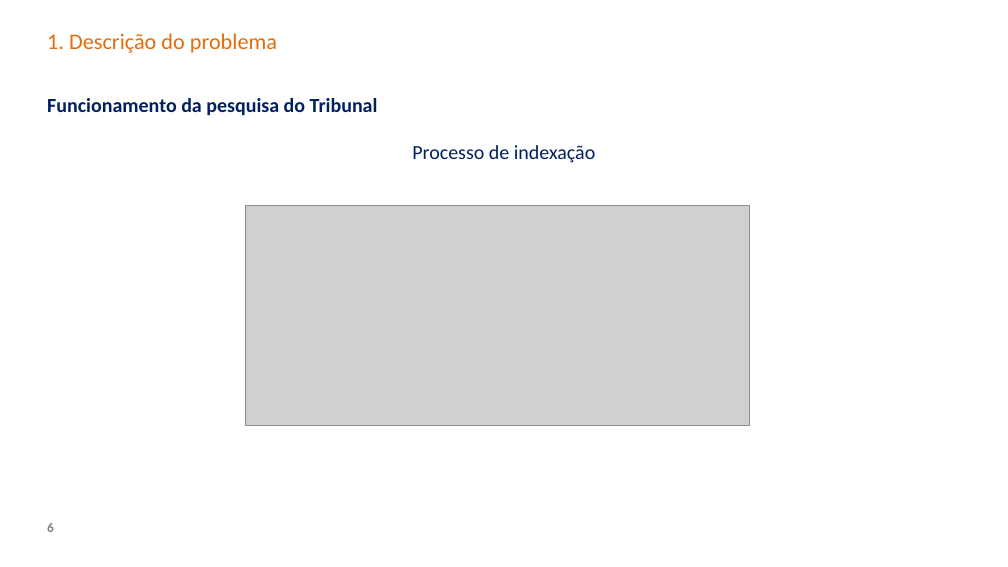
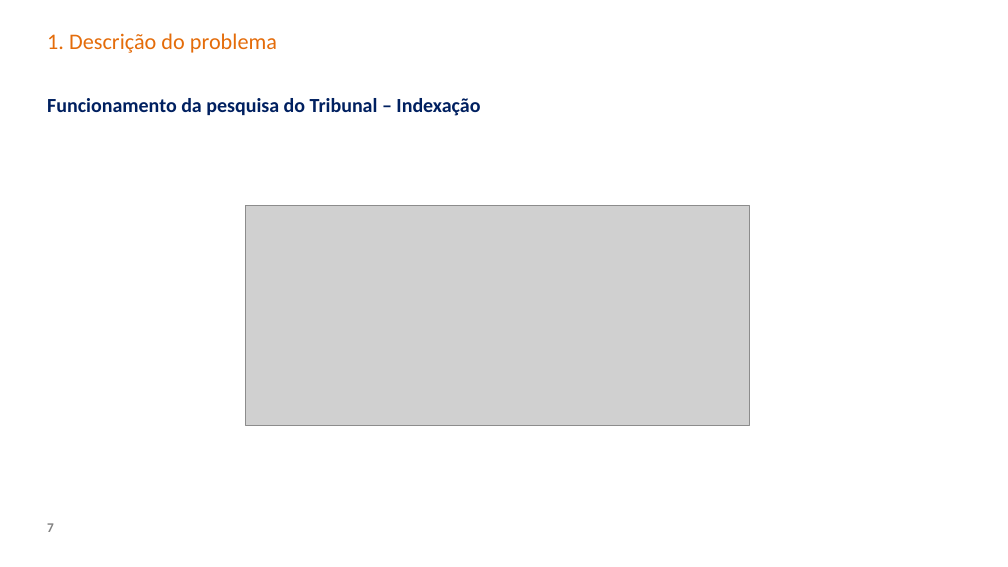
Before and after one commit to carisio/juris_tcu_expansao_doc, a slide deck: slide 7 of projeto_final/Apresentação.pptx (slide 6 before the commit). Drawn at 1008x567 pixels with LibreOffice and Linux fonts; fonts in the diff are those of the drawing; grey boxes stand for pictures; background and template pictures are left out. Boxes give left, top, right and bottom in pixels: in the first picture for what was removed or moved away, otherwise in the second. Text is boxed around its words. In the diff, an @@ line names an element or a change of style, - is before the commit and + after.

```diff
--- a/projeto_final/Apresentação.pptx
+++ b/projeto_final/Apresentação.pptx
@@ subtitle at (x1=47, y1=98, x2=480, y2=116): text changed @@
-Funcionamento da pesquisa do Tribunal
+Funcionamento da pesquisa do Tribunal – Indexação
@@ text removed at (x1=412, y1=145, x2=596, y2=163) @@
-Processo de indexação
@@ page number at (x1=47, y1=523, x2=54, y2=532): text changed @@
-6
+7
```
Also in this commit, not shown: 6 other slides changed, 4 slides added, 1 other file.
